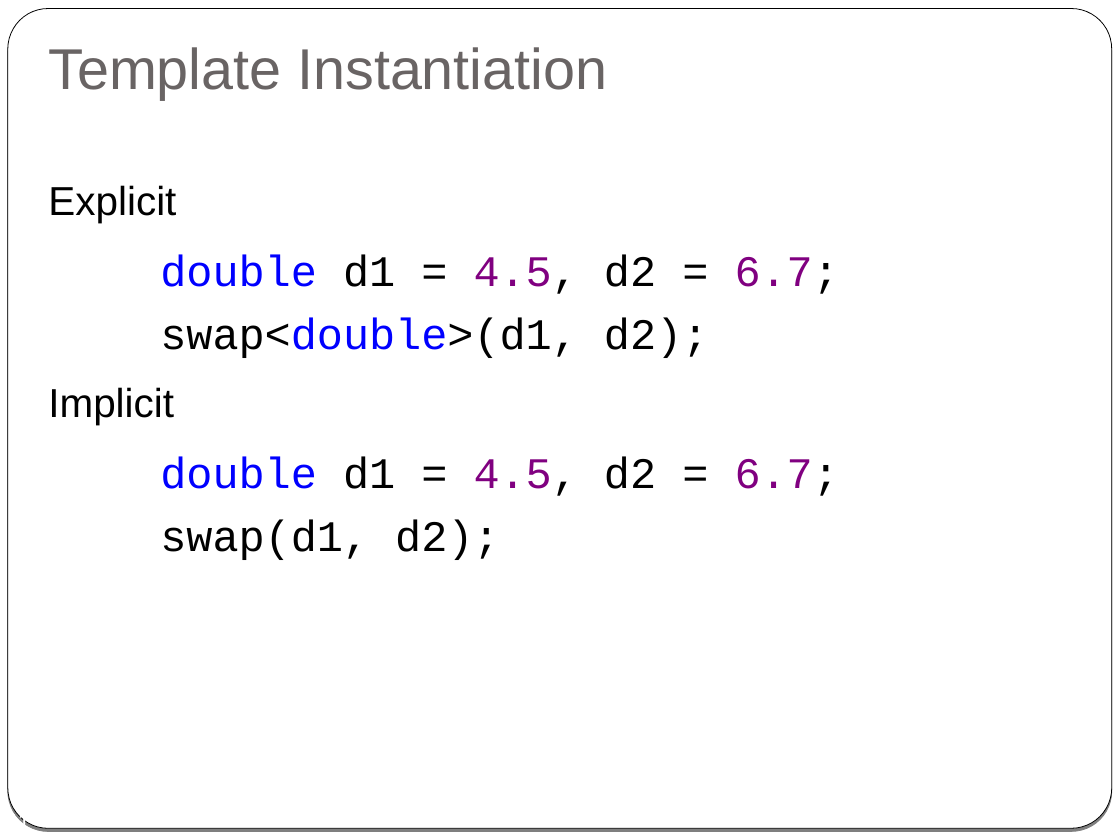
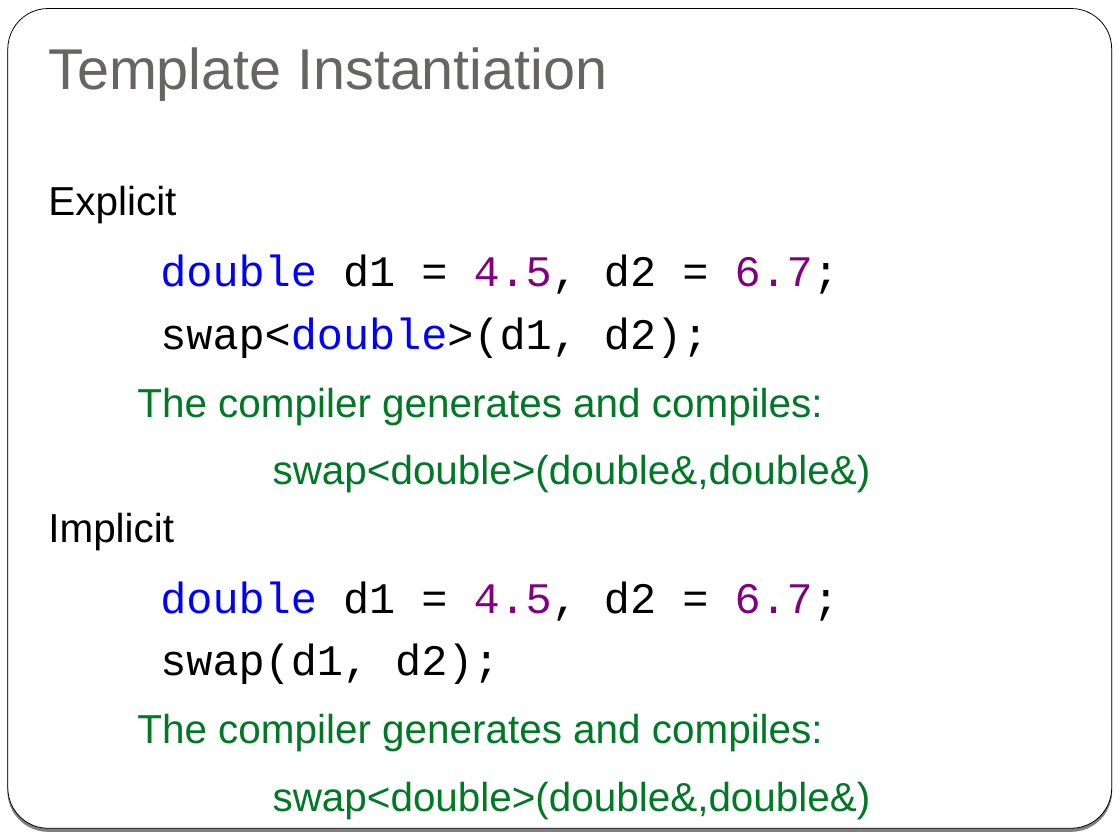
Before and after one commit to cpp-at-ariel/cpp-5778, a slide deck: slide 8 of week08-templates/slides.odp (slide 11 before the commit). Drawn at 1120x840 pixels with LibreOffice and Linux fonts; fonts in the diff are those of the drawing. Boxes give left, top, right and bottom in pixels: in the first picture for what was removed or moved away, otherwise in the second. Text is boxed around its words. In the diff, an @@ line names an element or a change of style, - is before the commit and + after.

```diff
--- a/week08-templates/slides.odp
+++ b/week08-templates/slides.odp
@@ text at (137,387,871,492): paragraphs added @@
+The compiler generates and compiles:
+swap<double>(double&,double&)
@@ text at (48,512,174,550): line spacing 1.2 to 1 @@
@@ text at (137,713,871,819): paragraphs added @@
+The compiler generates and compiles:
+swap<double>(double&,double&)
@@ page number removed at (7,812,30,827) @@
-11
```
Also in this commit, not shown: 8 other slides changed, 1 slide added, 3 slides removed, 3 other files.
